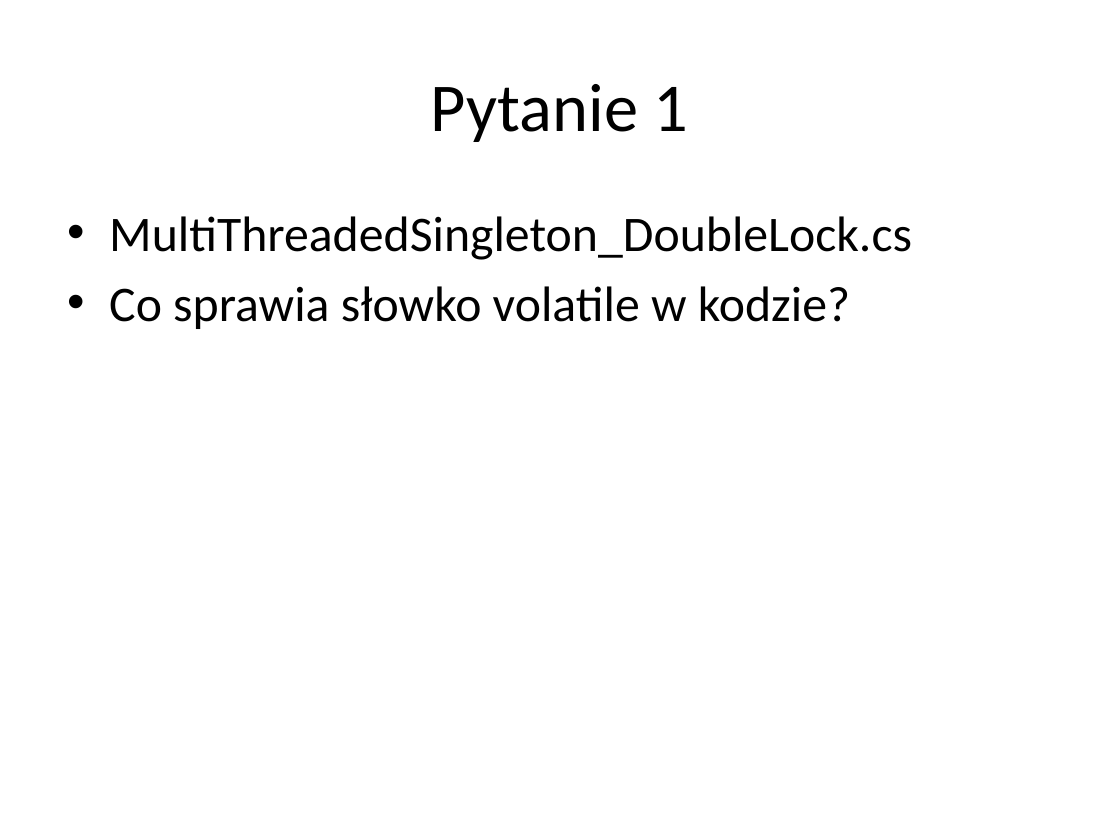
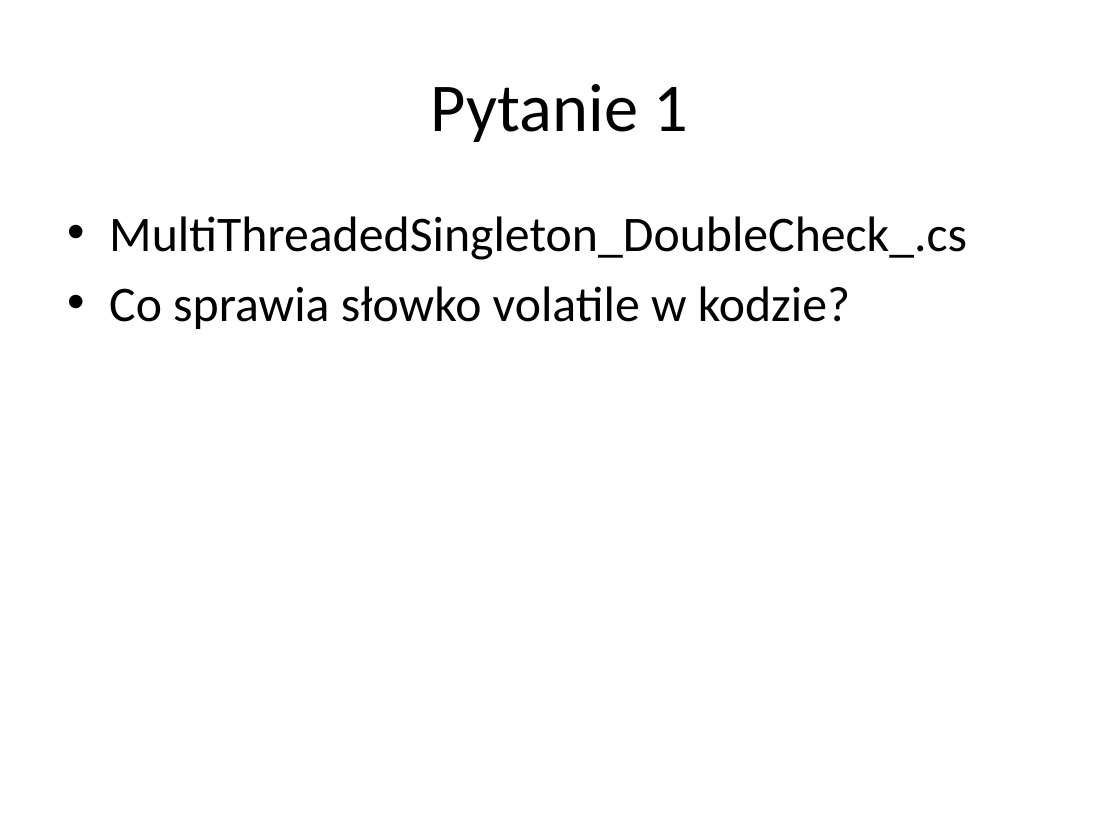
Before and after one commit to vantale/SOLID.DesignPatterns, a slide deck: slide 13 of SOLID.DesignPatterns/Singleton/Singleton - Presentation.pptx (slide 15 before the commit). Drawn at 1120x840 pixels with LibreOffice and Linux fonts; fonts in the diff are those of the drawing. Boxes give left, top, right and bottom in pixels: in the first picture for what was removed or moved away, otherwise in the second. Text is boxed around its words. In the diff, an @@ line names an element or a change of style, - is before the commit and + after.

```diff
--- a/SOLID.DesignPatterns/Singleton/Singleton - Presentation.pptx
+++ b/SOLID.DesignPatterns/Singleton/Singleton - Presentation.pptx
@@ text at [109,216,967,260]: text changed @@
-• MultiThreadedSingleton_DoubleLock.cs
+• MultiThreadedSingleton_DoubleCheck_.cs
```
Also in this commit, not shown: 4 other slides changed, 18 slides added, 3 other files.
